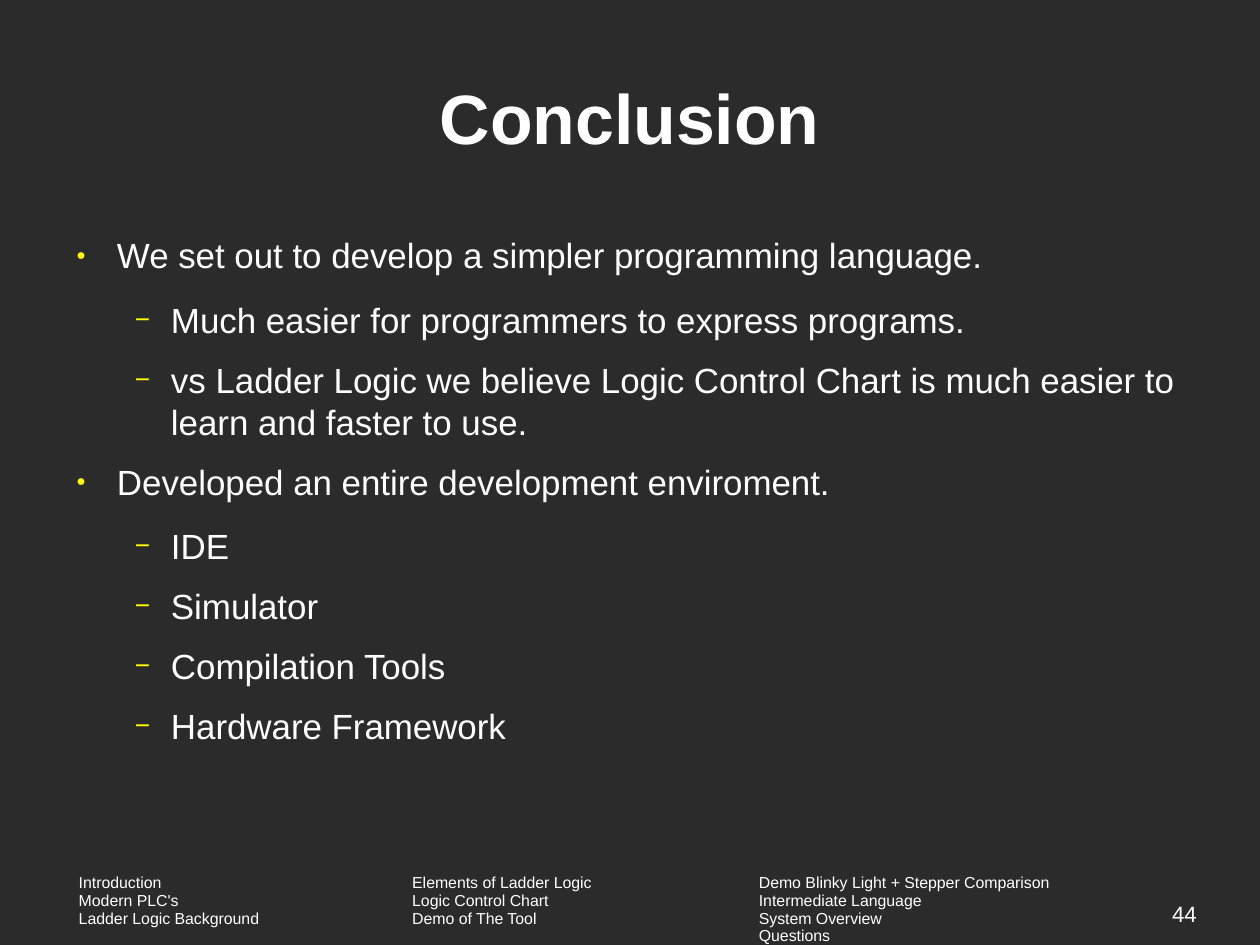
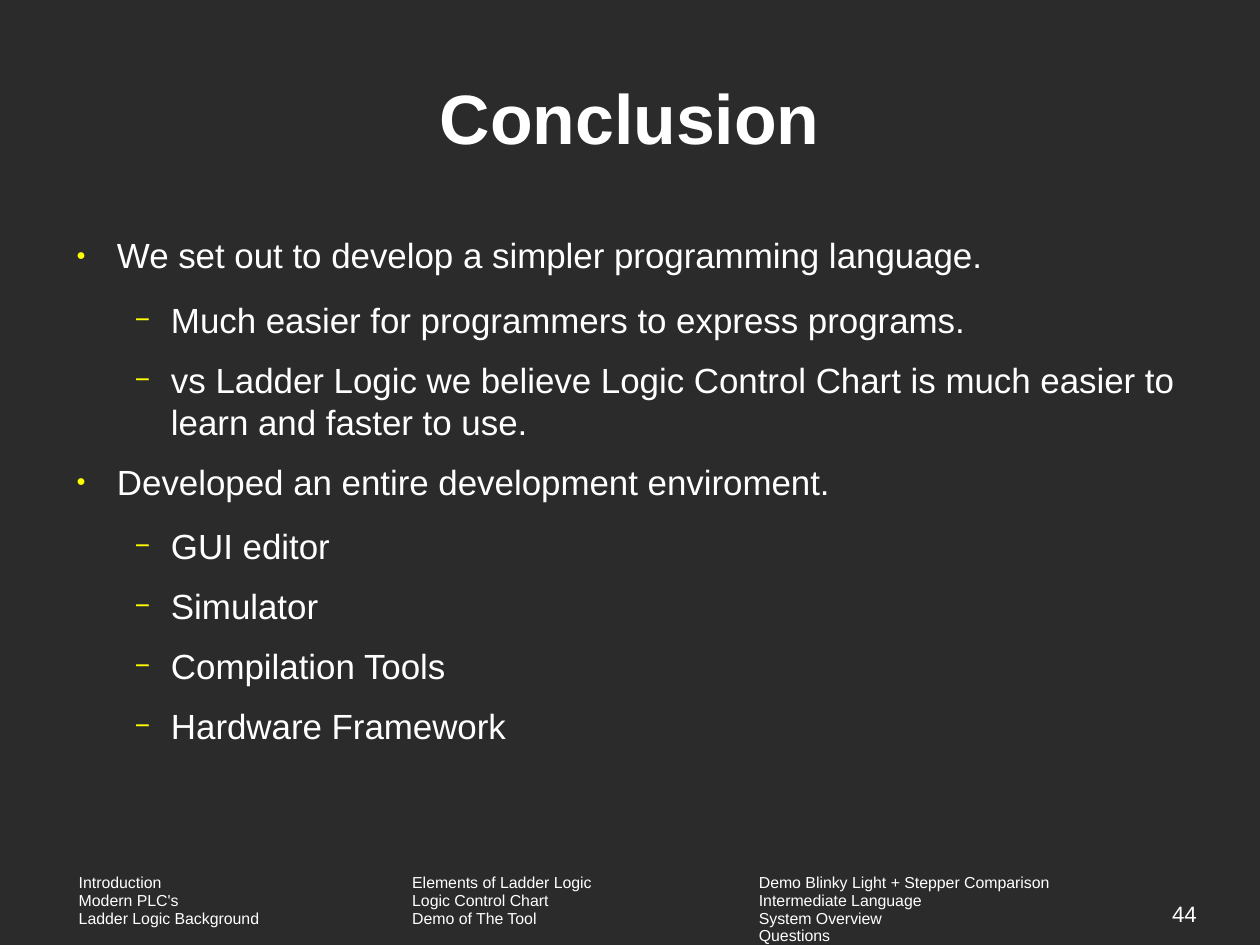
Before and after one commit to vortex-5/plcthesis, a slide deck: slide 44 of presentation/defense.odp. Drawn at 1260x945 pixels with LibreOffice and Linux fonts; fonts in the diff are those of the drawing; background and template pictures are left out; a plain dark background stands for a picture behind light text. Boxes give left, top, right and bottom in pixels: in the first picture for what was removed or moved away, otherwise in the second. Text is boxed around its words. In the diff, an @@ line names an element or a change of style, - is before the commit and + after.

```diff
--- a/presentation/defense.odp
+++ b/presentation/defense.odp
@@ text at bbox=[171, 533, 330, 560]: text changed @@
-  − IDE
+  − GUI editor
```
Also in this commit, not shown: 3 other slides changed, 2 other files.
